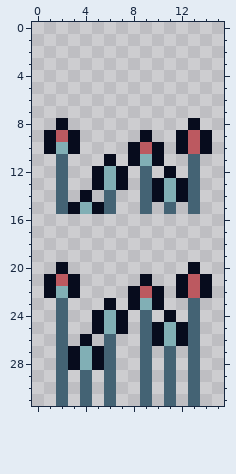
Pixel-art sprite, stored at Assets/Sprites/SpecialTiles/Spikes.png. The picture above is the old version.
The file is 16x32 pixels.
And afterwards:
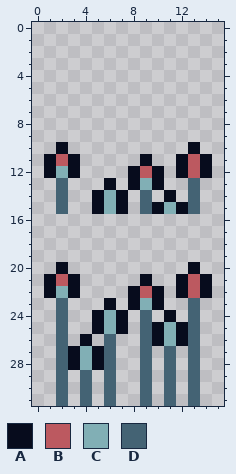
Palette (. is transparent): A #070c1d  B #bc5960  C #81afb5  D #446374
Changes in this commit:
Colour A is added in row 11 at x 1, 3, 12 and 14; in row 12 at x 1, 3, 8, 10, 12 and 14; in row 13 at x 8; in row 14 at x 5 and 7; in row 15 at x 7, 10 and 12.
Colour A replaces colour B in row 10 at x 13.
Colour A replaces colour C in row 10 at x 2; in row 11 at x 9; in row 13 at x 6; in row 14 at x 11.
Colour B replaces colour D in row 11 at x 2 and 13; in row 12 at x 9 and 13.
Colour C replaces colour D in row 12 at x 2; in row 13 at x 9; in row 14 at x 6; in row 15 at x 6 and 11.
Colour A is removed in row 8 at x 2 and 13; in row 9 at x 1, 3, 9, 12 and 14; in row 10 at x 1, 3, 8, 10, 12 and 14; in row 11 at x 6, 8 and 10; in row 12 at x 5, 7 and 11; in row 13 at x 5, 7 and 12.
Colour A is removed in row 14 at x 4, 10 and 12; in row 15 at x 3.
Colour B is removed in row 9 at x 2 and 13; in row 10 at x 9.
Colour C is removed in row 12 at x 6; in row 13 at x 11; in row 15 at x 4.
